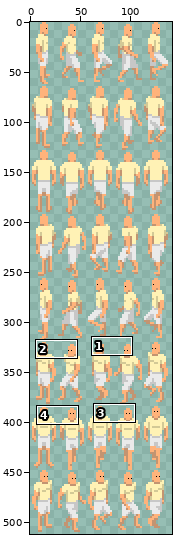
A sprite sheet gets an edit: resources/images/player/base.png. The picture above shows the old version from afar; the outline marks the close-up.
Close-up. The starting point:
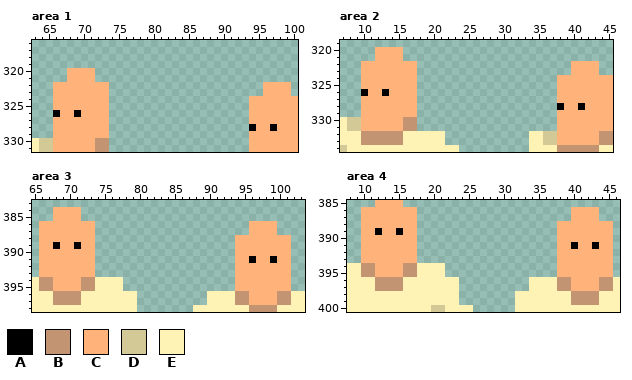
The file is 142x512 pixels. Shown: area 1: x 63..100, y 316..331; area 2: x 7..45, y 319..334; area 3: x 65..103, y 383..398; area 4: x 8..46, y 385..400. The commit also changed other parts of the picture, which this record leaves out.
Palette (. is transparent): A #000000  B #c39471  C #ffb37b  D #d3c996  E #fff2b5
After the commit:
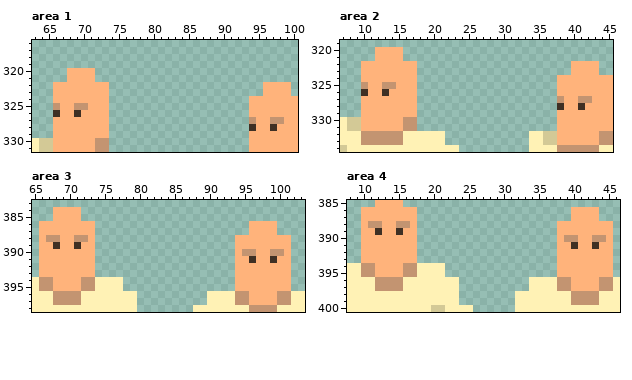
Changes in this commit:
{"colour":"A","old":"#000000","new":"#3f3024"}
{"where": "area 1"}
{"y":325,"x":66,"old":"C","new":"B"}
{"y":325,"x":69,"old":"CC","new":"BB"}
{"y":327,"x":94,"old":"C","new":"B"}
{"y":327,"x":97,"old":"CC","new":"BB"}
{"where": "area 2"}
{"y":325,"x":10,"old":"C","new":"B"}
{"y":325,"x":13,"old":"CC","new":"BB"}
{"y":327,"x":38,"old":"C","new":"B"}
{"y":327,"x":41,"old":"CC","new":"BB"}
{"where": "area 3"}
{"y":388,"x":67,"old":"CC","new":"BB"}
{"y":388,"x":71,"old":"CC","new":"BB"}
{"y":390,"x":95,"old":"CC","new":"BB"}
{"y":390,"x":99,"old":"CC","new":"BB"}
{"where": "area 4"}
{"y":388,"x":11,"old":"CC","new":"BB"}
{"y":388,"x":15,"old":"CC","new":"BB"}
{"y":390,"x":39,"old":"CC","new":"BB"}
{"y":390,"x":43,"old":"CC","new":"BB"}
{"label":"changed","picture_box":[53,103,88,117]}
{"label":"changed","picture_box":[249,117,284,131]}
{"label":"changed","picture_box":[361,82,396,96]}
{"label":"changed","picture_box":[557,96,592,110]}
{"label":"changed","picture_box":[46,235,88,249]}
{"label":"changed","picture_box":[242,249,284,263]}
{"label":"changed","picture_box":[368,221,410,235]}
{"label":"changed","picture_box":[564,235,606,249]}
